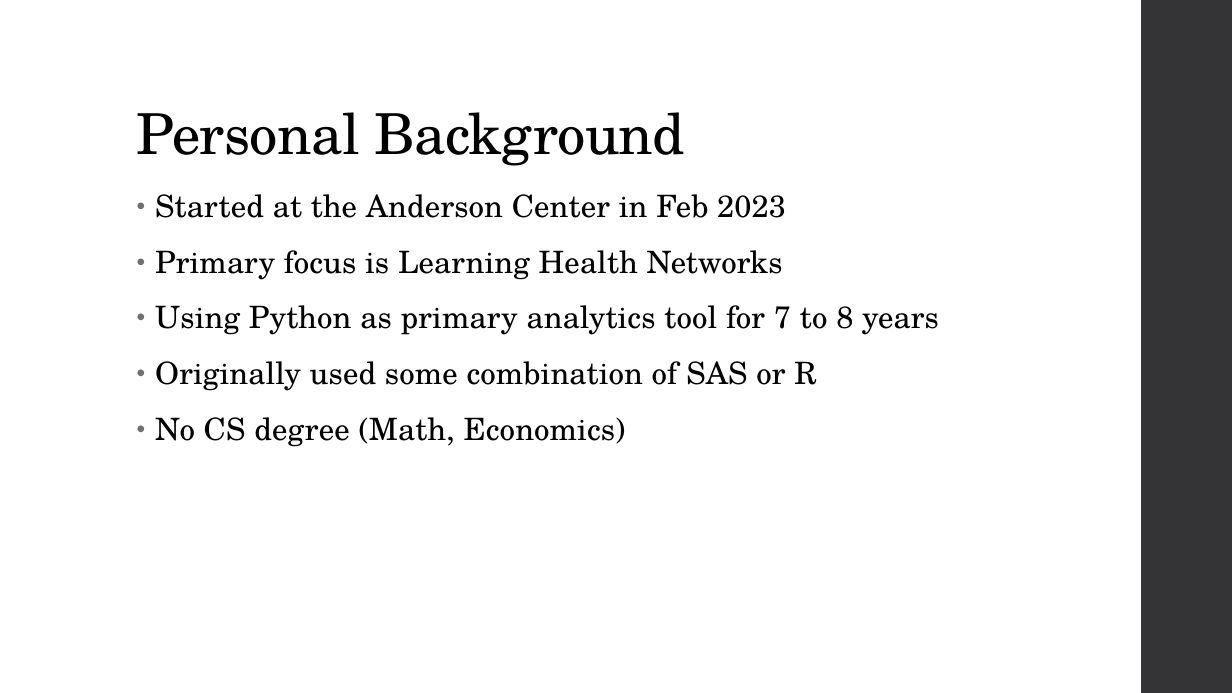
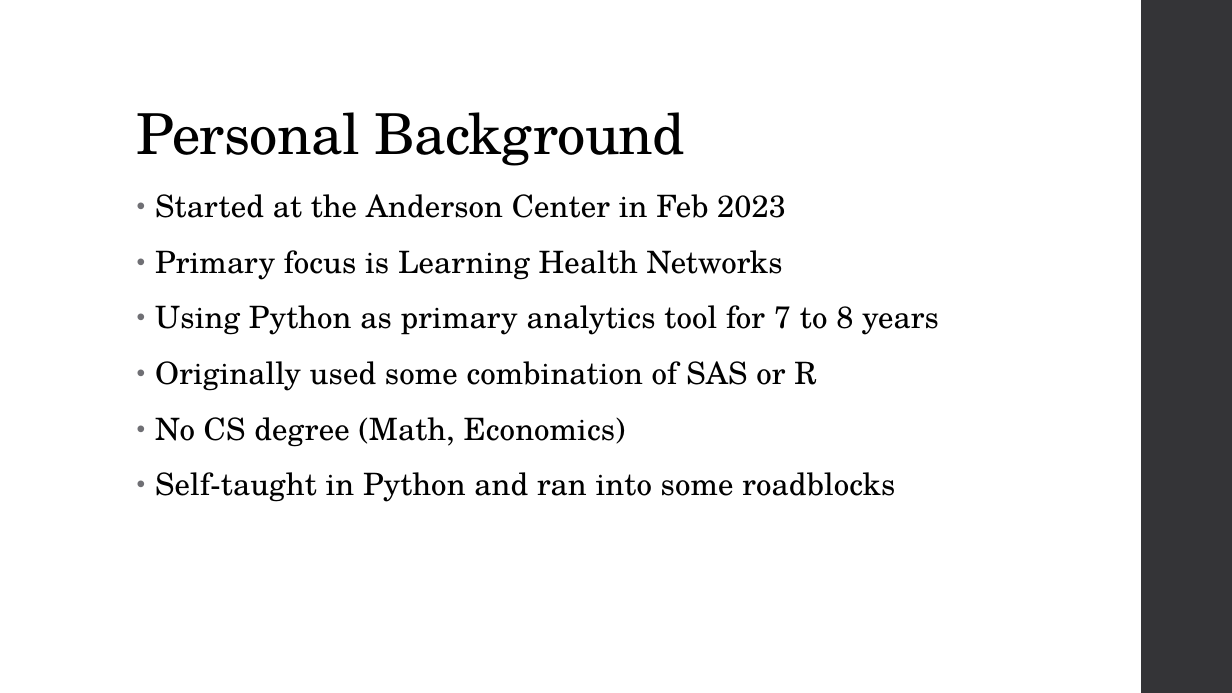
Before and after one commit to AdamKortis/cchmc_python_getting_started, a slide deck: slide 3 of Getting Started with Python for Data Analytics.pptx (slide 2 before the commit). Drawn at 1232x693 pixels with LibreOffice and Linux fonts; fonts in the diff are those of the drawing. Boxes give left, top, right and bottom in pixels: in the first picture for what was removed or moved away, otherwise in the second. Text is boxed around its words. In the diff, an @@ line names an element or a change of style, - is before the commit and + after.

```diff
--- a/Getting Started with Python for Data Analytics.pptx
+++ b/Getting Started with Python for Data Analytics.pptx
@@ text at (155, 472, 895, 502): paragraph added @@
+• Self-taught in Python and ran into some roadblocks
```
Also in this commit, not shown: 2 other slides changed, 5 slides added, 2 other files.
